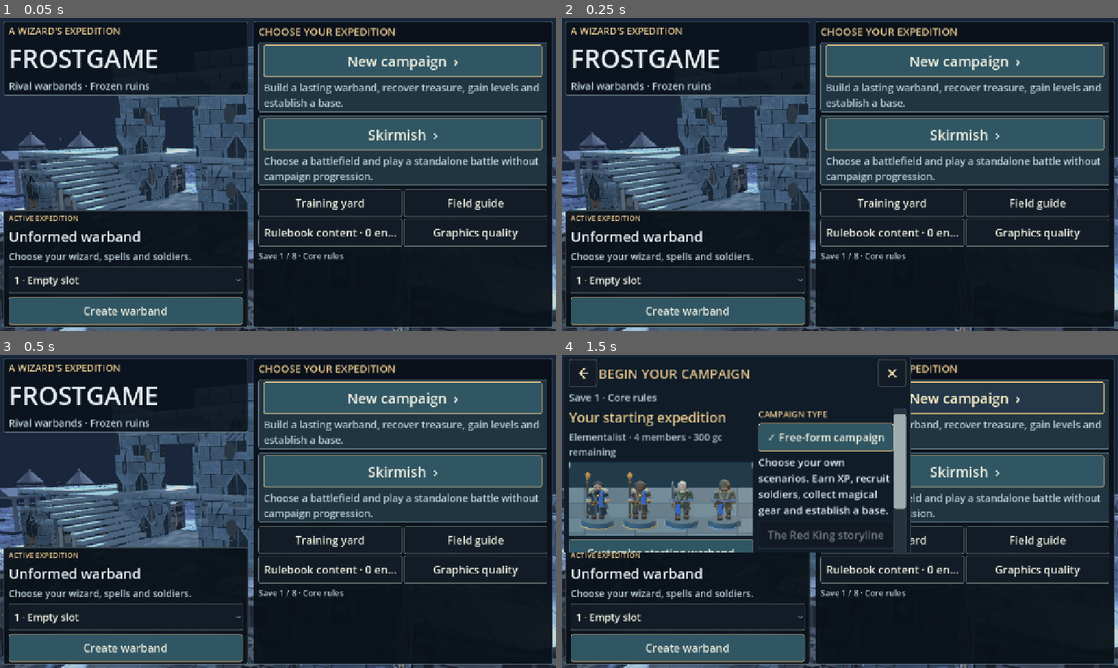
Above: before the commit, frames 1-4 (two rows, left to right).
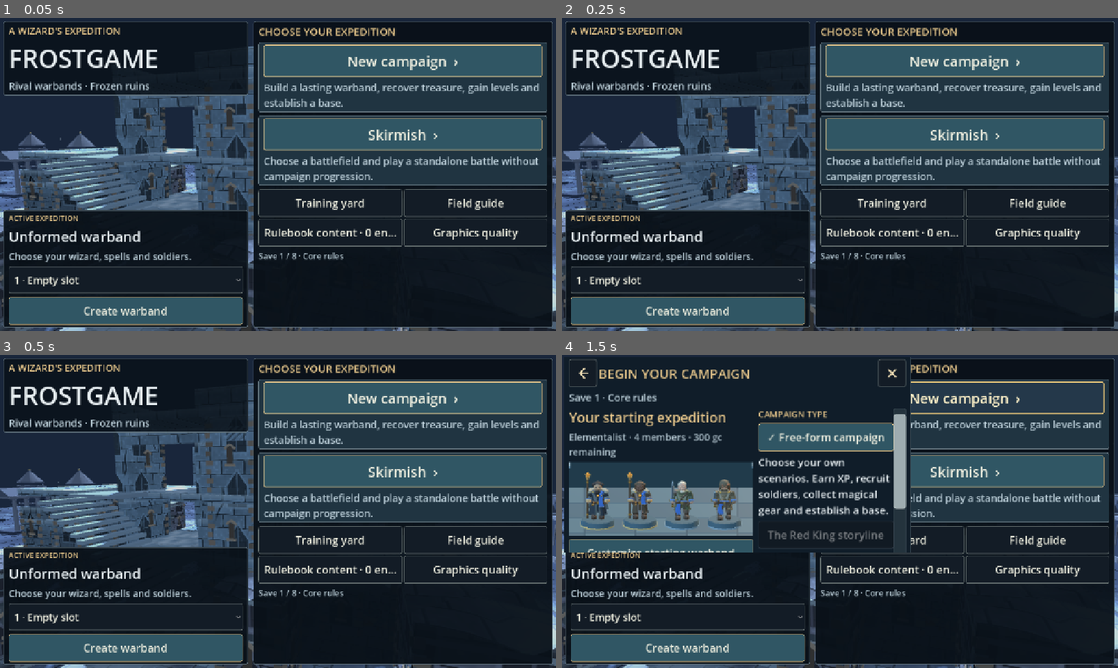
Above: after the commit, the same moments.

Repository: drag0nblad3/Frostgame
Game: Godot game, scene res://scenes/title.tscn
Same seed, same stepped clock (60 frames per second), same inputs: the game is played once before the commit and once after it.
Inputs:
- Up to frame 1 (0.05 s): no input
- Up to frame 2 (0.25 s): no input
- Up to frame 3 (0.5 s): no input
- Up to frame 4 (1.5 s): click "New campaign ›" at 0.5 s; click "New campaign ›" at 1.25 s

The runs differ from the first frame. In frame 1, 1.1% of the frame differs, in the area x 0-100%, y 21-100%; in frame 2, 1.1%; in frame 3, 1.1%; in frame 4, 0.2%.

Commit message:
Sculpt varied building relief, clustered scatter and asymmetric scenic bases

Diff:
--- a/src/view/baked_terrain.gd
+++ b/src/view/baked_terrain.gd
@@ -11,7 +11,7 @@
 
 
 static func path_for(board: Board,scenario: String) -> String:
-	var signature: Array=[5,board.id,board.size,board.has_ground_profiles,board.void_regions]
+	var signature: Array=[6,board.id,board.size,board.has_ground_profiles,board.void_regions]
 	for p in board.pieces:
 		signature.append([p.kind.id,p.kind.height,p.kind.ground_surface,p.kind.walkable_top,p.rect,p.circular,p.entrance,p.ramp,p.ramp_rotated,p.ramp_start,p.ramp_end,p.level,p.cast_turn])
 	return BakedVisuals.DIR+"terrain/%s_%d_%s.scn"%[scenario,GraphicsQuality.mode(),str(signature).sha256_text()]
--- a/src/view/battlefield_detail.gd
+++ b/src/view/battlefield_detail.gd
@@ -172,20 +172,40 @@
 			MiniatureFactory.sphere(root,origin+Vector3(-0.24,0.15,0)*scale,Vector3(0.31,0.30,0.32)*scale,STONE)
 			var plinth:=MiniatureFactory.cylinder(root,origin+Vector3(0.20,0.10,0.16)*scale,0.22*scale,0.26*scale,0.17*scale,STONE.darkened(0.14))
 			plinth.rotation.y=0.7
-	# Low angular debris across each footprint; no decorative object's
-	# center/extent extends outside its original rough-ground patch.
-	var count:=clampi(roundi(r.get_area()*1.6),3,20)
+	# Irregular clustered masonry, tile shards, splintered wood and snow.
+	# Bounding radii are clamped before placement; height remains <= 0.4.
+	var rng := RandomNumberGenerator.new()
+	rng.seed=seed
+	var count:=clampi(roundi(r.get_area()*2.0),4,26)
+	var cluster:=c+Vector2(rng.randf_range(-0.18,0.18),rng.randf_range(-0.18,0.18))*width
 	for i in count:
-		var x:=lerpf(r.position.x+width*0.15,r.end.x-width*0.15,float(posmod(seed+i*37,97))/97.0)
-		var z:=lerpf(r.position.y+width*0.15,r.end.y-width*0.15,float(posmod(seed+i*61,89))/89.0)
-		var s:=minf(0.32,width*0.18)
-		var stone:=MiniatureFactory.sphere(root,Vector3(x,0.075,z),Vector3(s*(1.0+0.2*(i%2)),0.12,s*0.86),STONE.darkened(float(i%5)*0.08))
-		stone.rotation.y=i*0.63
+		var radius:=minf(width*0.16,rng.randf_range(0.07,0.23))
+		var at:=cluster+Vector2(rng.randfn(0,width*0.27),rng.randfn(0,width*0.27))
+		at.x=clampf(at.x,r.position.x+radius,r.end.x-radius)
+		at.y=clampf(at.y,r.position.y+radius,r.end.y-radius)
+		var height:=rng.randf_range(0.035,0.16)
+		var tint:=STONE.lerp(Color("655b50"),rng.randf_range(0.0,0.55)).lightened(rng.randf_range(0.0,0.14))
+		var pos:=TableSpace.to_world(at,height*0.5)
+		var shard: MeshInstance3D
+		match rng.randi_range(0,3):
+			0:
+				var wedge:=PrismMesh.new()
+				wedge.size=Vector3(radius*1.5,height,radius*0.95)
+				shard=MiniatureFactory.mesh(root,wedge,pos,tint)
+			1:
+				shard=MiniatureFactory.box(root,pos,Vector3(radius*1.4,height,radius*0.9),tint)
+			2:
+				shard=MiniatureFactory.sphere(root,pos,Vector3(radius*1.8,height,radius*1.0),tint)
+			_:
+				shard=MiniatureFactory.box(root,pos,Vector3(radius*1.7,height*0.55,radius*0.5),WOOD.darkened(0.18))
+		shard.rotation.y=rng.randf_range(0,TAU)
+		if i%4==0 and not RealmScenery.special(scenario):
+			MiniatureFactory.sphere(root,pos+Vector3.UP*(height*0.5+0.008),Vector3(radius*1.25,0.022,radius*0.85),Color("c9d6d9"))
 
 
 ## Solid, sealed exterior relief: no fake doors or traversable holes.
 static func facade(root: Node3D,p: TerrainPiece,scenario: String) -> void:
-	if p.kind.id!="ruin" or p.ramp or p.circular or p.level!=null:
+	if p.kind.id not in ["ruin","tower","hut_wall","null_annex","null_lower","null_middle","null_upper"] or p.ramp or p.circular or p.level!=null:
 		return
 	wall_relief(root,p.rect,p.kind.height,scenario)
 
@@ -194,46 +214,78 @@
 static func wall_relief(root: Node3D,r: Rect2,h: float,scenario: String) -> void:
 	if h<1.7:
 		return
-	var seed:=absi(hash(str(r.position)+scenario))
-	var style:=seed%4
+	var rng:=RandomNumberGenerator.new()
+	rng.seed=hash(str(r.position)+str(r.size)+scenario)
+	var style:=rng.randi_range(0,3)
 	if scenario in ["mausoleum","complex_temple","living_museum","red_king_back_into_fire"]:
 		style=1
+	elif scenario in ["haunted_houses","red_king_squatter"]:
+		style=2
+	elif scenario=="silent_tower":
+		style=3
 	var color:=Color("a1aaab").lerp(Color("aa9279"),float(style)/4.0)
 	for side in 4:
 		var span:=r.size.x if side%2==0 else r.size.y
-		if span<1.6:
+		if span<1.0:
 			continue
-		var position:=Vector3(r.get_center().x,h*0.56,r.position.y-0.025) if side==0 else (Vector3(r.end.x+0.025,h*0.56,r.get_center().y) if side==1 else (Vector3(r.get_center().x,h*0.56,r.end.y+0.025) if side==2 else Vector3(r.position.x-0.025,h*0.56,r.get_center().y)))
+		var center:=r.get_center()
+		var position:=Vector3(center.x,0,r.position.y) if side==0 else (Vector3(r.end.x,0,center.y) if side==1 else (Vector3(center.x,0,r.end.y) if side==2 else Vector3(r.position.x,0,center.y)))
 		var face:=Node3D.new()
 		root.add_child(face)
 		face.position=position
-		face.rotation.y=PI*0.5*side
-		if style==0:
-			# Sealed rose-window stone tracery.
-			var ring:=TorusMesh.new()
-			ring.inner_radius=0.35
-			ring.outer_radius=0.44
-			var medallion:=MiniatureFactory.mesh(face,ring,Vector3.ZERO,color)
-			medallion.rotation.x=PI*0.5
-			medallion.scale.y=0.13
-			for i in 4:
-				var bar:=MiniatureFactory.box(face,Vector3.ZERO,Vector3(0.65,0.065,0.025),color.darkened(0.1))
-				bar.rotation.z=i*PI/4.0
-		elif style==1:
-			# Circular relief and half columns against the solid facade.
-			for x: float in [-0.52,0.52]:
-				MiniatureFactory.cylinder(face,Vector3(x,0,0),0.10,0.10,1.25,color)
-				MiniatureFactory.box(face,Vector3(x,0.60,0),Vector3(0.24,0.11,0.07),color.lightened(0.12))
-			var crest:=MiniatureFactory.cylinder(face,Vector3.ZERO,0.28,0.28,0.045,color.darkened(0.15))
-			crest.rotation.x=PI*0.5
-		elif style==2:
-			# Remnants of a timber cross-brace.
-			for sign_value: float in [-1.0,1.0]:
-				var brace:=MiniatureFactory.box(face,Vector3.ZERO,Vector3(1.05,0.13,0.035),WOOD)
-				brace.rotation.z=sign_value*0.72
-		else:
-			# Dark carved shield plaques.
-			var shield:=MiniatureFactory.sphere(face,Vector3.ZERO,Vector3(0.58,0.82,0.055),IRON)
-			shield.rotation.z=0.10
-			MiniatureFactory.box(face,Vector3(0,0,0.035),Vector3(0.07,0.66,0.025),color)
+		face.rotation.y=-PI*0.5*side
+		var bays:=clampi(floori(span/1.8),1,4)
+		var bay:=span/float(bays)
+		var floors:=clampi(floori(h/2.1),1,3)
+		# Broken masonry courses and uneven corner quoins.
+		for edge: float in [-1.0,1.0]:
+			for i in range(clampi(floori(h/0.42),2,12)):
+				if rng.randf()<0.18:
+					continue
+				var w:=minf(span*0.18,0.22 if i%2==0 else 0.34)
+				var y:=0.22+i*0.42
+				if y+0.12>h-0.08:
+					continue
+				MiniatureFactory.box(face,Vector3(edge*(span*0.5-w*0.55),y,-0.025),Vector3(w,0.23,0.055),color.darkened(rng.randf_range(0.10,0.32)))
+		for floor_index in floors:
+			var y0:=float(floor_index)*h/floors
+			var fh:=h/floors
+			for i in bays:
+				var x:=(i+0.5)*bay-span*0.5
+				var w:=minf(bay*0.31,0.43)
+				var y:=y0+fh*0.50
+				var rise:=minf(fh*0.28,0.60)
+				if rng.randf()<0.14:
+					continue
+				if style==2:
+					# Timber framing and infill, never a false door.
+					MiniatureFactory.box(face,Vector3(x,y,-0.026),Vector3(0.10,rise*2.0,0.06),WOOD.darkened(0.14))
+					var beam:=MiniatureFactory.box(face,Vector3(x,y,-0.030),Vector3(w*1.55,0.075,0.06),WOOD)
+					beam.rotation.z=0.58 if (i+floor_index)%2==0 else -0.58
+				elif style==3:
+					# Narrow blocked lancet and layered lintel, in dark tower stone.
+					MiniatureFactory.box(face,Vector3(x,y,-0.016),Vector3(w*0.65,rise*1.25,0.036),color.darkened(0.48))
+					for s: float in [-1.0,1.0]:
+						var stone:=MiniatureFactory.box(face,Vector3(x+s*w*0.31,y+rise*0.68,-0.032),Vector3(w*0.76,0.095,0.075),color)
+						stone.rotation.z=-s*0.65
+					MiniatureFactory.box(face,Vector3(x,y-rise*0.72,-0.035),Vector3(w*1.16,0.10,0.08),color)
+				else:
+					# Arched blind relief assembled from individual voussoirs.
+					var radius:=w*0.83
+					var spring:=y+rise*0.10
+					var leg:=rise*0.85
+					for s: float in [-1.0,1.0]:
+						MiniatureFactory.box(face,Vector3(x+s*radius,spring-leg*0.5,-0.028),Vector3(0.13,leg,0.065),color.darkened(0.12))
+						MiniatureFactory.box(face,Vector3(x+s*radius,spring-leg,-0.033),Vector3(0.22,0.095,0.075),color)
+					for segment in 5:
+						if style==0 and rng.randf()<0.12:
+							continue
+						var a:=PI*(segment+0.5)/5.0
+						var block:=MiniatureFactory.box(face,Vector3(x+cos(a)*radius,spring+sin(a)*radius,-0.032),Vector3(radius*0.60,0.13,0.075),color.darkened(rng.randf_range(0.0,0.19)))
+						block.rotation.z=a+PI*0.5
+					if style==1:
+						MiniatureFactory.box(face,Vector3(x,y-rise*0.66,-0.035),Vector3(w*2.1,0.10,0.08),color)
+				# A few damaged sill fragments; asymmetrical, shallow relief.
+				if rng.randf()<0.35:
+					MiniatureFactory.box(face,Vector3(x+w*0.35,y-rise,-0.024),Vector3(w*0.65,0.08,0.06),color.darkened(0.25))
 		MiniatureBatch.bake(face)
--- a/src/view/city_scenery.gd
+++ b/src/view/city_scenery.gd
@@ -5,7 +5,7 @@
 
 
 static func baked_path(board: Board,scenario: String,cinematic: bool=false) -> String:
-	return BakedVisuals.DIR+"city/v3_%s_%s_%d_%s.scn"%[scenario,str(board.size).sha256_text().substr(0,12),GraphicsQuality.mode(),"title" if cinematic else "battle"]
+	return BakedVisuals.DIR+"city/v4_%s_%s_%d_%s.scn"%[scenario,str(board.size).sha256_text().substr(0,12),GraphicsQuality.mode(),"title" if cinematic else "battle"]
 
 
 static func load_baked(board: Board,scenario: String,cinematic: bool=false) -> Node3D:
@@ -66,7 +66,7 @@
 	var snow := tint.lightened(0.27)
 	MiniatureFactory.box(root,c,Vector3(w,h,d),stone)
 	# Distinct gables, stepped roofs and ruined turrets, in silhouette.
-	match posmod(seed,3):
+	match posmod(seed,5):
 		0:
 			var roof := PrismMesh.new()
 			roof.size = Vector3(w+0.20,0.85,d+0.15)
@@ -79,6 +79,25 @@
 					if posmod(seed+i,4)==0:
 						continue
 					MiniatureFactory.box(root,c+Vector3((i-1)*w*0.35,h*0.5+0.28,side*d*0.45),Vector3(w*0.18,0.52,0.35),stone.lightened(0.12))
+		2:
+			# Crooked stepped gables over a narrow guild house.
+			for i in 4:
+				var step_width:=w*(1.0-float(i)*0.20)
+				MiniatureFactory.box(root,c+Vector3(0,h*0.5+0.13+i*0.19,0),Vector3(step_width,0.24,d*0.82),snow.darkened(i*0.04))
+		3:
+			# An octagonal stair turret and collapsed side roof.
+			var turret:=CylinderMesh.new()
+			turret.top_radius=w*0.24
+			turret.bottom_radius=w*0.29
+			turret.height=h*0.85
+			turret.radial_segments=8
+			MiniatureFactory.mesh(root,turret,c+Vector3(w*0.39,h*0.16,d*0.25),stone.lightened(0.09))
+			var cap:=CylinderMesh.new()
+			cap.top_radius=0.025
+			cap.bottom_radius=w*0.31
+			cap.height=0.80
+			cap.radial_segments=8
+			MiniatureFactory.mesh(root,cap,c+Vector3(w*0.39,h*0.585+0.39,d*0.25),snow)
 		_:
 			MiniatureFactory.box(root,c+Vector3(0,h*0.5+0.08,0),Vector3(w,0.18,d),snow)
 			MiniatureFactory.box(root,c+Vector3(w*0.25,h*0.5+0.38,d*0.20),Vector3(w*0.38,0.75,d*0.36),stone.darkened(0.12))
--- a/src/view/district_architecture.gd
+++ b/src/view/district_architecture.gd
@@ -22,6 +22,18 @@
 			for x: float in [-1.0,1.0]:
 				var brace := MiniatureFactory.box(root,Vector3(at.x+x*w*0.27,ground+h*0.78,z),Vector3(w*0.40,0.14,0.09),TIMBER.lerp(stone,0.4))
 				brace.rotation.z=x*0.66
+	# Offset projecting bays, carved masonry belts and irregular roof damage.
+	if posmod(seed,4)==0:
+		var side: float = -1.0 if posmod(seed,2)==0 else 1.0
+		var bay_x:=at.x+w*0.22
+		MiniatureFactory.box(root,Vector3(bay_x,ground+h*0.68,at.y+side*d*0.52),Vector3(w*0.36,h*0.43,d*0.22),stone.lightened(0.12))
+		var hood:=PrismMesh.new()
+		hood.size=Vector3(w*0.42,0.44,d*0.28)
+		MiniatureFactory.mesh(root,hood,Vector3(bay_x,ground+h*0.91,at.y+side*d*0.52),pale)
+	elif posmod(seed,4)==1:
+		for i in 3:
+			var x:=at.x+(i-1)*w*0.26
+			MiniatureFactory.box(root,Vector3(x,ground+h*0.88,at.y-d*0.51),Vector3(w*0.13,0.20,0.11),pale)
 	# Chimneys or bell-caps vary the roofs; no taller than the distant skyline.
 	if seed%3==0:
 		var y := ground+h+0.56
--- a/src/view/miniature_plinth.gd
+++ b/src/view/miniature_plinth.gd
@@ -1,32 +1,66 @@
 class_name MiniaturePlinth
 extends RefCounted
-## Snow-dusted broken paving on a colored 25 mm rim. No collision or rules.
+## Seeded scenic bases: all dressing stays within the original colored rim.
 const STONE := Color("79858b")
 const SNOW := Color("dce5e7")
+const SOIL := Color("51514e")
+const WOOD := Color("79614c")
 
 
 static func create(root: Node3D,id: int) -> void:
 	var top := Node3D.new()
 	top.name="ScenicTop"
 	root.add_child(top)
-	MiniatureFactory.cylinder(top,Vector3(0,0.105,0),0.43,0.45,0.035,Color("46535a"))
-	for i in 6:
-		var a := TAU*i/6.0+float(posmod(id,7))*0.13
-		var at := Vector3(cos(a)*0.31,0.122,sin(a)*0.31)
-		var stone := MiniatureFactory.box(top,at,Vector3(0.15,0.028,0.12),STONE.lightened(0.055*float(i%3)))
-		stone.rotation.y=a
-		if posmod(id+i,3)!=0:
-			MiniatureFactory.sphere(top,at+Vector3(0,0.015,0),Vector3(0.13,0.023,0.105),SNOW)
-	var variant := posmod(id,3)
-	var at := Vector3(0.23,0.135,0.21)
-	if variant==0:
-		var slab := MiniatureFactory.box(top,at,Vector3(0.18,0.065,0.12),STONE.darkened(0.16))
-		slab.rotation.y=0.55
-		MiniatureFactory.sphere(top,at+Vector3(0,0.037,0),Vector3(0.14,0.025,0.10),SNOW)
-	elif variant==1:
-		for i in 2:
-			CreatureSculpt.limb(top,at+Vector3(i*0.055,0,0),at+Vector3(i*0.055-0.04,0.13,0.015),0.033,Color("a9c6d2"),0.02)
-	else:
-		CreatureSculpt.limb(top,at-Vector3(0.12,0,0),at+Vector3(0.09,0.035,0.04),0.035,Color("6e5845"),0.5)
-	# The top stays inside the colored rim and clear of the health bar.
+	var rng := RandomNumberGenerator.new()
+	rng.seed = hash(str(id)+":scenic")
+	var variant := rng.randi_range(0,5)
+	var ground := [STONE.darkened(0.35),SOIL,STONE.darkened(0.22),Color("7f959f"),WOOD.darkened(0.35),SOIL.darkened(0.12)]
+	MiniatureFactory.cylinder(top,Vector3(0,0.105,0),0.43,0.45,0.035,ground[variant])
+	var angle := rng.randf_range(0,TAU)
+	# Off-center patches rather than identical radial paving.
+	var count := rng.randi_range(4,8)
+	for i in count:
+		var a := angle+rng.randf_range(0,TAU)
+		var radius := rng.randf_range(0.19,0.32)
+		var at := Vector3(cos(a)*radius,0.135,sin(a)*radius)
+		var w := rng.randf_range(0.07,0.16)
+		var d := rng.randf_range(0.045,0.105)
+		match variant:
+			0,2:
+				var slab := MiniatureFactory.box(top,at,Vector3(w,0.025,d),STONE.lightened(rng.randf_range(-0.12,0.19)))
+				slab.rotation.y=angle+rng.randf_range(-0.35,0.35) if variant==0 else a
+			1,5:
+				var chip := MiniatureFactory.sphere(top,at,Vector3(w,0.035,d),STONE.darkened(rng.randf_range(0.0,0.3)))
+				chip.rotation.y=a
+			3:
+				var ice := MiniatureFactory.box(top,at,Vector3(w,0.02,d),Color("b4ced8").darkened(rng.randf_range(0.0,0.2)))
+				ice.rotation.y=a
+			4:
+				var plank := MiniatureFactory.box(top,at,Vector3(w,0.025,d*0.55),WOOD.lightened(rng.randf_range(0.0,0.16)))
+				plank.rotation.y=angle
+		if rng.randf()< (0.82 if variant==3 else 0.38):
+			MiniatureFactory.sphere(top,at+Vector3.UP*0.018,Vector3(w*0.85,0.024,d),SNOW.darkened(rng.randf_range(0.0,0.12)))
+	# One small asymmetric focal detail, kept away from the figure's feet.
+	var edge := Vector3(cos(angle)*0.27,0.145,sin(angle)*0.27)
+	var tangent := Vector3(-sin(angle),0,cos(angle))
+	match variant:
+		0:
+			var broken := MiniatureFactory.box(top,edge,Vector3(0.15,0.065,0.10),STONE.lightened(0.15))
+			broken.rotation.y=angle
+		1:
+			for i in 3:
+				var offset := tangent*(float(i)-1.0)*0.045
+				CreatureSculpt.limb(top,edge+offset,edge+offset+Vector3.UP*rng.randf_range(0.04,0.10)+tangent*0.025,0.012,Color("8b8064"),0.12)
+		2:
+			CreatureSculpt.limb(top,edge-tangent*0.065,edge+tangent*0.065+Vector3.UP*0.025,0.022,Color("bcb4a1"),0.75)
+		3:
+			for i in 2:
+				var offset := tangent*(float(i)-0.5)*0.055
+				CreatureSculpt.limb(top,edge+offset,edge+offset+Vector3.UP*rng.randf_range(0.06,0.13),0.025,Color("a9c6d2"),0.02)
+		4:
+			CreatureSculpt.limb(top,edge-tangent*0.08,edge+tangent*0.08+Vector3.UP*0.025,0.026,WOOD,0.55)
+		5:
+			var disc := MiniatureFactory.cylinder(top,edge,0.045,0.045,0.025,Color("b49a61"))
+			disc.rotation.z=0.15
+			MiniatureFactory.sphere(top,edge+tangent*0.07,Vector3(0.05,0.035,0.06),Color("8d7754"))
 	MiniatureBatch.bake(top)
--- a/src/view/ruined_mesh.gd
+++ b/src/view/ruined_mesh.gd
@@ -18,7 +18,8 @@
 	var bottom: Array[Vector3] = []
 	for i in outline.size():
 		var p := outline[i]
-		var chip := 0.0 if i%5==0 else float(posmod(i*31+seed*7,11))/10.0*minf(height*0.12,0.24)
+		var wave := 0.5+0.5*sin(float(i)*0.91+float(seed)*0.13)
+		var chip := 0.0 if i%7==0 else (0.25+0.75*wave)*float(posmod(i*31+seed*7,11))/10.0*minf(height*0.18,0.38)
 		top.append(Vector3(p.x,height*0.5-chip,p.y))
 		bottom.append(Vector3(p.x,-height*0.5,p.y))
 	var surf := SurfaceTool.new()
--- /dev/null
+++ b/tests/unit/test_scenic_variety.gd
@@ -0,0 +1,25 @@
+extends TestCase
+
+
+func test_plinth_seed_is_stable_and_varied() -> void:
+	var a:=Node3D.new()
+	var b:=Node3D.new()
+	MiniaturePlinth.create(a,12)
+	MiniaturePlinth.create(b,12)
+	var ma:=a.get_node("ScenicTop").get_child(0) as MeshInstance3D
+	var mb:=b.get_node("ScenicTop").get_child(0) as MeshInstance3D
+	check_eq(ma.mesh.surface_get_arrays(0)[Mesh.ARRAY_VERTEX],mb.mesh.surface_get_arrays(0)[Mesh.ARRAY_VERTEX])
+	var distinct:=false
+	for id in range(13,19):
+		var c:=Node3D.new()
+		MiniaturePlinth.create(c,id)
+		var mc:=c.get_node("ScenicTop").get_child(0) as MeshInstance3D
+		var bounds:=mc.mesh.get_aabb()
+		check(bounds.position.x>=-0.46 and bounds.end.x<=0.46)
+		check(bounds.position.z>=-0.46 and bounds.end.z<=0.46)
+		if mc.mesh.surface_get_arrays(0)[Mesh.ARRAY_VERTEX]!=ma.mesh.surface_get_arrays(0)[Mesh.ARRAY_VERTEX]:
+			distinct=true
+		c.free()
+	check(distinct)
+	a.free()
+	b.free()
